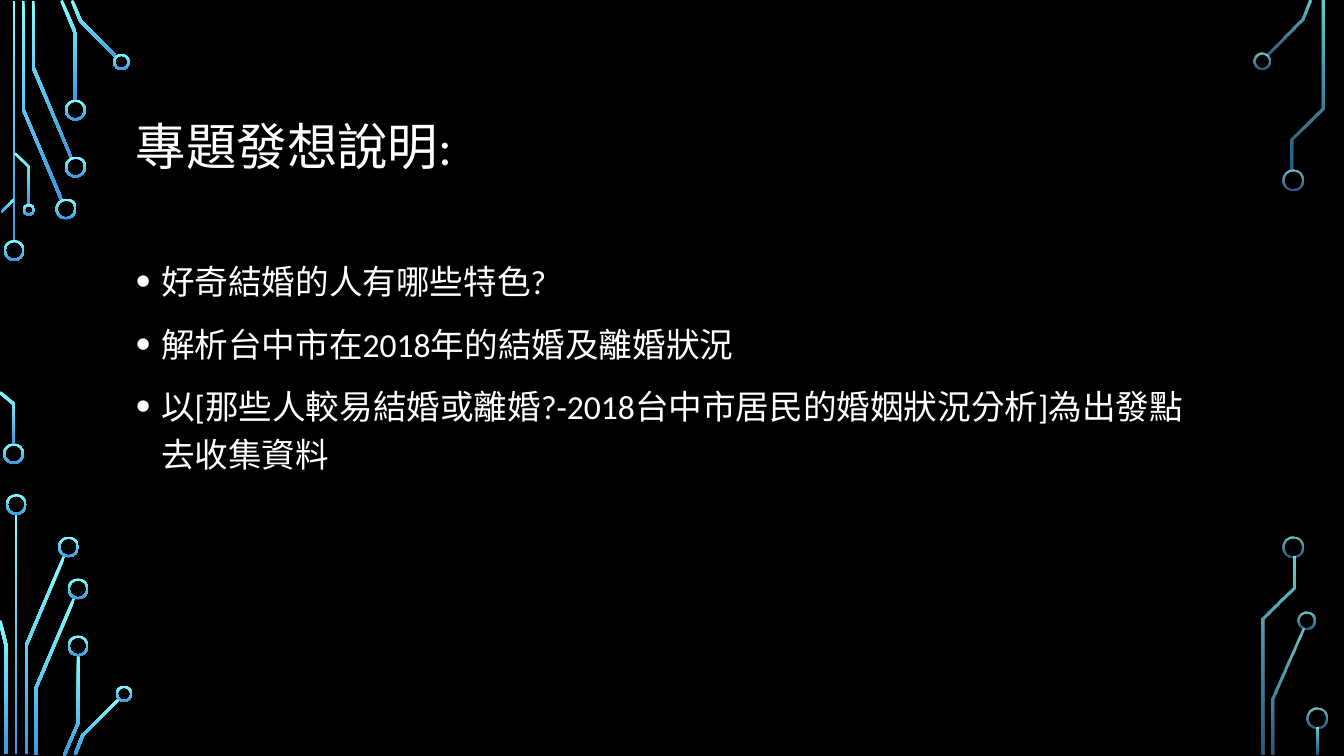
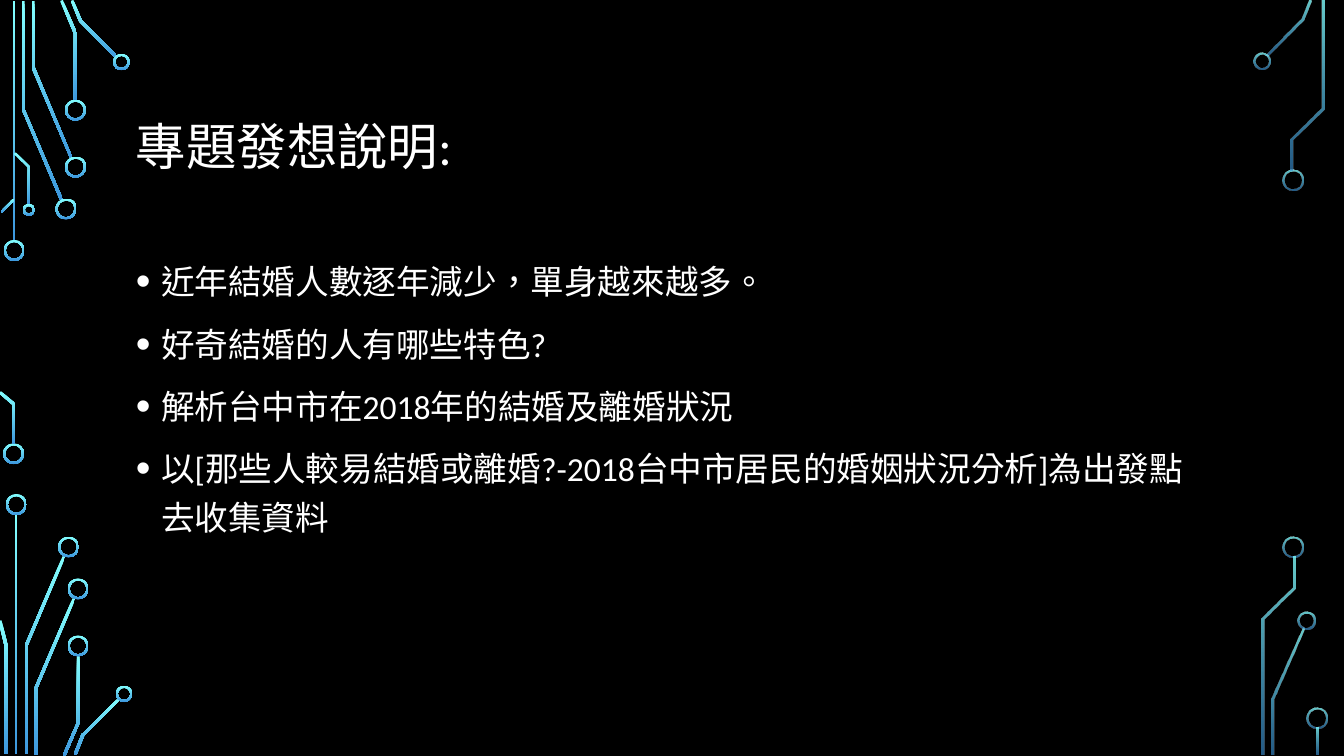
Before and after one commit to HSMonsterKing/Marriage-Analysis, a slide deck: slide 2 of 那些人較易結婚或離婚.pptx. Drawn at 1344x756 pixels with LibreOffice and Linux fonts; fonts in the diff are those of the drawing; background and template pictures are left out. Boxes give left, top, right and bottom in pixels: in the first picture for what was removed or moved away, otherwise in the second. Text is boxed around its words. In the diff, an @@ line names an element or a change of style, - is before the commit and + after.

```diff
--- a/那些人較易結婚或離婚.pptx
+++ b/那些人較易結婚或離婚.pptx
@@ text at [161,265,766,297]: paragraph added @@
+• 近年結婚人數逐年減少，單身越來越多。
```
Also in this commit, not shown: 5 other slides changed, 1 slide added, 1 slide removed, 22 other files.
